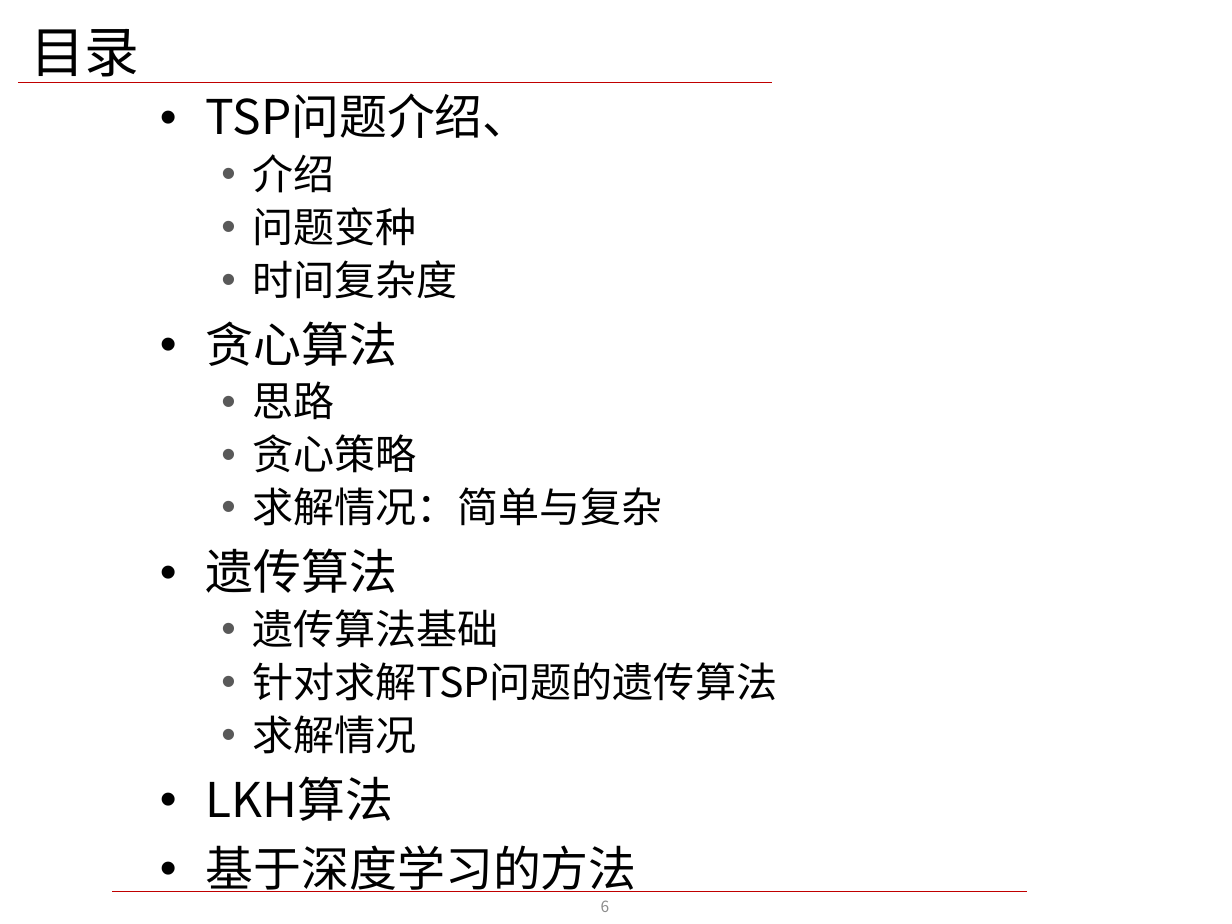
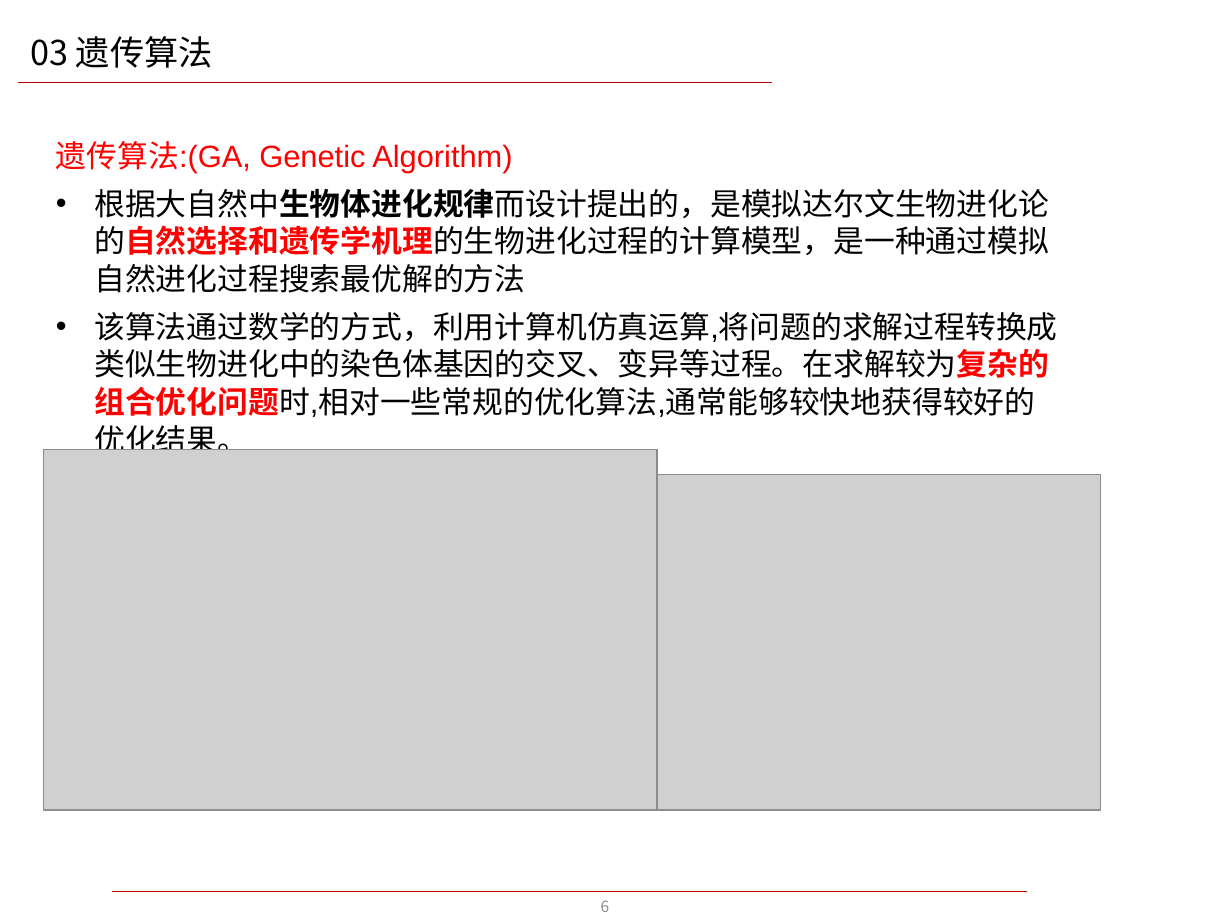
Before and after one commit to Cuijunhan/TSP, a slide deck: slide 7 of 转正报告 新模板 [自动保存的].pptx. Drawn at 1232x924 pixels with LibreOffice and Linux fonts; fonts in the diff are those of the drawing; grey boxes stand for pictures; background and template pictures are left out. Boxes give left, top, right and bottom in pixels: in the first picture for what was removed or moved away, otherwise in the second. Text is boxed around its words. In the diff, an @@ line names an element or a change of style, - is before the commit and + after.

```diff
--- a/转正报告 新模板 [自动保存的].pptx
+++ b/转正报告 新模板 [自动保存的].pptx
@@ title at <box>30,36,213,68</box>: text changed; size 32 to 20 pt @@
-目录
+03 遗传算法
@@ text removed at <box>206,93,777,892</box> @@
-• TSP问题介绍、
-  • 介绍
-  • 问题变种
-  • 时间复杂度
-• 贪心算法
-  • 思路
-  • 贪心策略
-  • 求解情况：简单与复杂
-• 遗传算法
-  • 遗传算法基础
-  • 针对求解TSP问题的遗传算法
-  • 求解情况
-• LKH算法
-• 基于深度学习的方法
@@ text added at <box>56,141,1057,459</box>, 18 pt, text #000000 @@
+遗传算法:(GA, Genetic Algorithm)
+• 根据大自然中生物体进化规律而设计提出的，是模拟达尔文生物进化论的自然选择和遗传学机理的生物进化过程的计算模型，是一种通过模拟自然进化过程搜索最优解的方法
+• 该算法通过数学的方式，利用计算机仿真运算,将问题的求解过程转换成类似生物进化中的染色体基因的交叉、变异等过程。在求解较为复杂的组合优化问题时,相对一些常规的优化算法,通常能够较快地获得较好的优化结果。
@@ picture added at <box>44,450,658,811</box> @@
@@ picture added at <box>657,474,1100,809</box> @@
```
Also in this commit, not shown: 4 other slides changed, 2 slides added, 2 slides removed.
